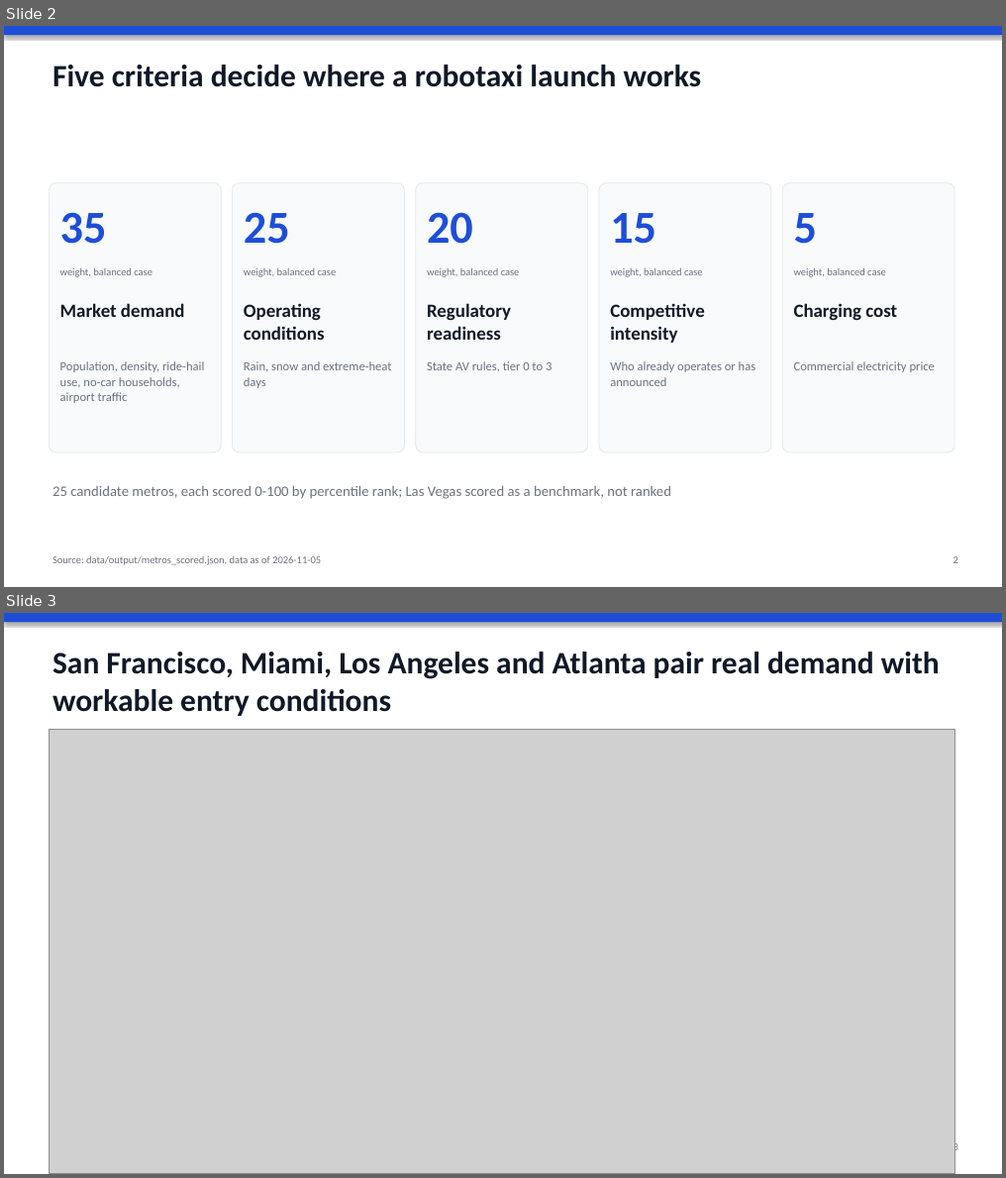
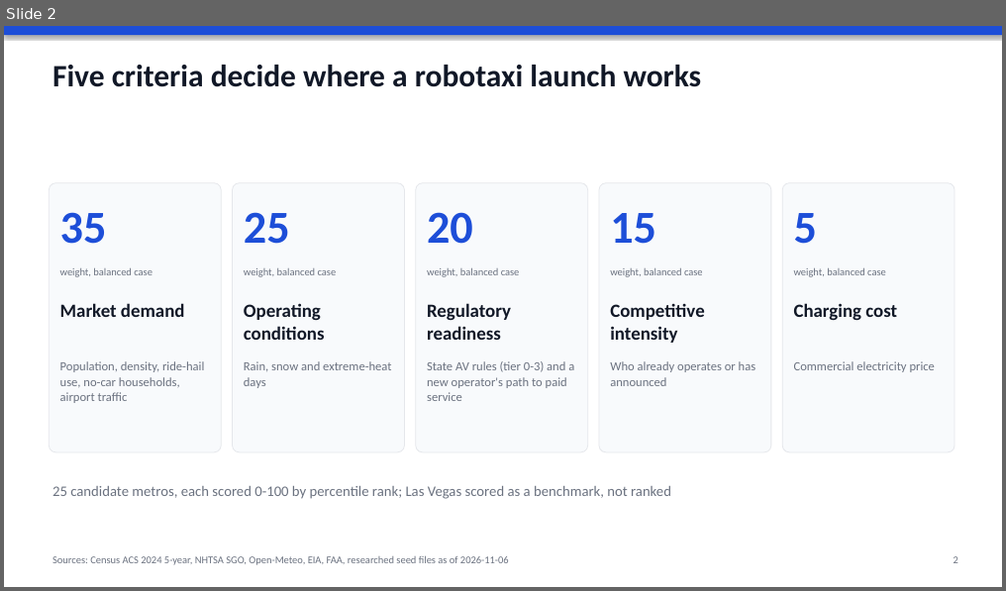
Before and after one commit to jmayank574/av-expansion-strategy, a slide deck: reports/deck.pptx. Shown one above the other, each under a label of ours: slides 2 and 3 before the commit, slide 2 after it. The pictures are 1006x1178 and 1006x591 pixels, drawn with LibreOffice and Linux fonts; fonts in the diff are those of the drawing; grey boxes stand for pictures. Boxes give left, top, right and bottom in pixels: in the first picture for what was removed or moved away, otherwise in the second. Text is boxed around its words. In the diff, an @@ line names an element or a change of style, - is before the commit and + after.

```diff
--- a/reports/deck.pptx
+++ b/reports/deck.pptx
@@ slide 3 removed at (4,613,1002,1174), background #FFFFFF @@
@@ rectangle removed at (4,613,1002,622) @@
@@ text removed at (53,652,940,716) @@
-San Francisco, Miami, Los Angeles and Atlanta pair real demand with workable entry conditions
@@ picture removed at (49,729,954,1173) @@
@@ text removed at (953,1142,958,1154) @@
-3
@@ slide 2 changed as well @@
@@ text at (427,362,574,401): text changed @@
-State AV rules, tier 0 to 3
+State AV rules (tier 0-3) and a new operator's path to paid service
@@ text at (53,557,509,566): text changed @@
-Source: data/output/metros_scored.json, data as of 2026-11-05
+Sources: Census ACS 2024 5-year, NHTSA SGO, Open-Meteo, EIA, FAA, researched seed files as of 2026-11-06
```
Also in this commit, not shown: 5 other slides changed, 1 slide added, 37 other files.
